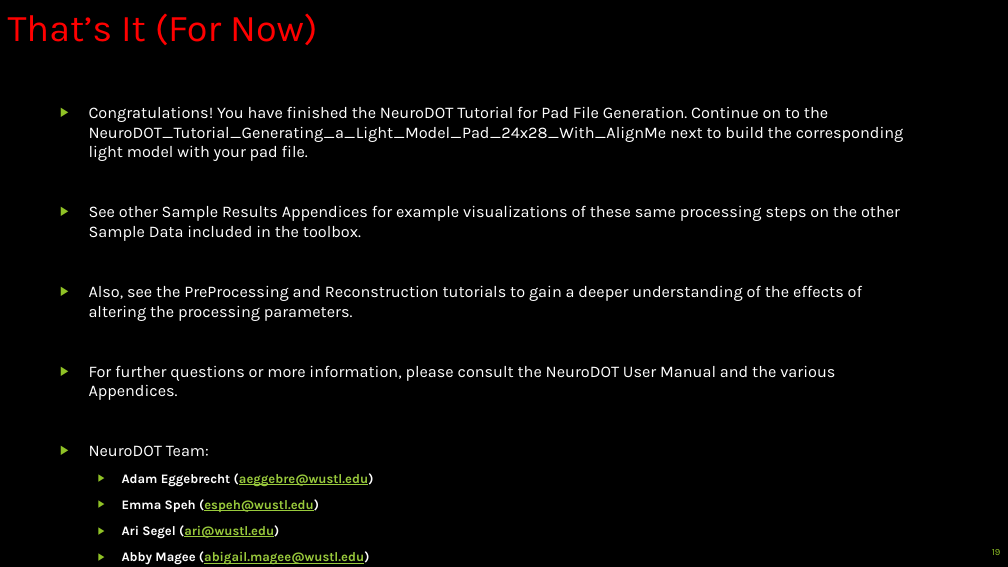
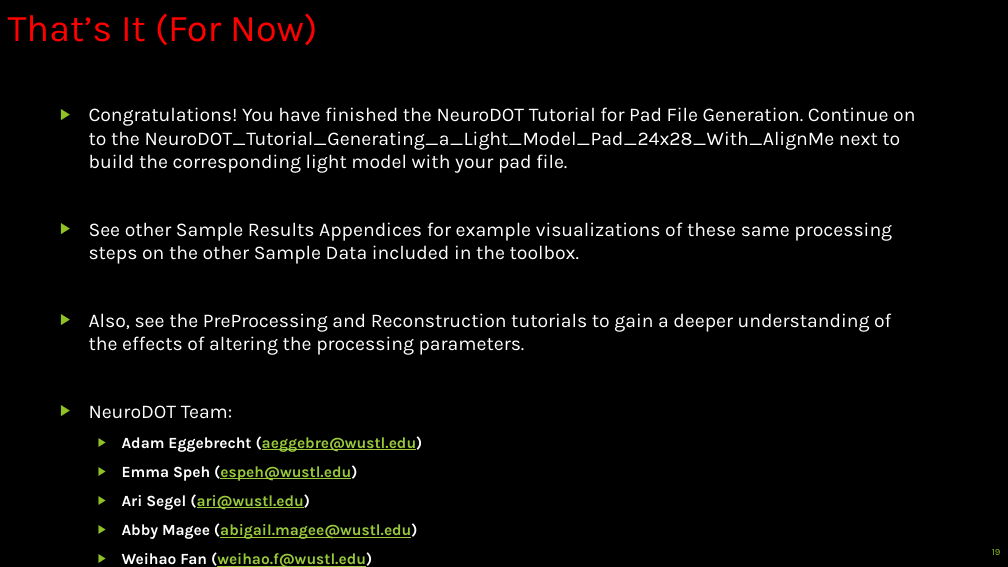
Before and after one commit to WUSTL-ORL/NeuroDOT, a slide deck: slide 19 of Documentation/Tutorials/NeuroDOT_Tutorial_PadFile_Generation.pptx. Drawn at 1008x567 pixels with LibreOffice and Linux fonts; fonts in the diff are those of the drawing. Boxes give left, top, right and bottom in pixels: in the first picture for what was removed or moved away, otherwise in the second. Text is boxed around its words. In the diff, an @@ line names an element or a change of style, - is before the commit and + after.

Commit message:
Update NeuroDOT Tutorials

```diff
--- a/Documentation/Tutorials/NeuroDOT_Tutorial_PadFile_Generation.pptx
+++ b/Documentation/Tutorials/NeuroDOT_Tutorial_PadFile_Generation.pptx
@@ text "Congratulations! You have finished the ..." at bbox=[89, 107, 915, 539]: size 15.5 to 18.5 pt in "Congratulations! You have finished the NeuroDOT Tutorial ...", "See other Sample Results Appendices for example ...", "Also, see the PreProcessing and Reconstruction tutorials ...", "NeuroDOT Team:"; size 12.4 to 14.8 pt in "Adam Eggebrecht (aeggebre@wustl.edu)", "Emma Speh (espeh@wustl.edu)", "Ari Segel (ari@wustl.edu)", "Abby Magee (abigail.magee@wustl.edu)" and 1 more places @@
@@ text at bbox=[89, 365, 835, 400]: paragraph removed @@
-▶ For further questions or more information, please consult the NeuroDOT User Manual and the various Appendices.
```
Also in this commit, not shown: 2 other files.
